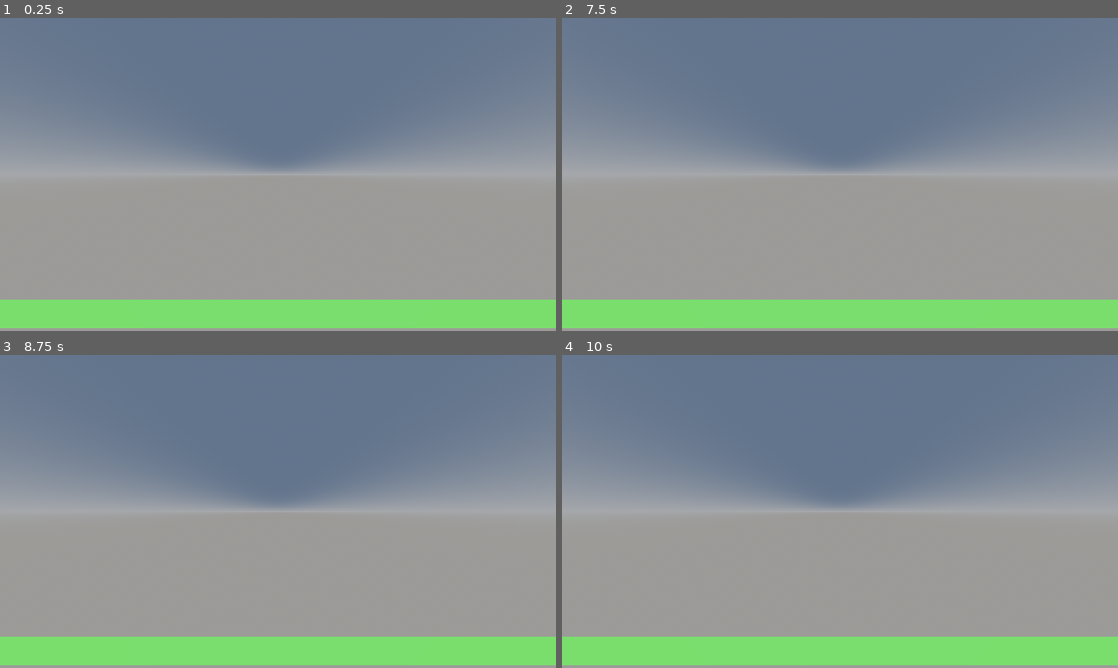
Above: before the commit, frames 1-4 (two rows, left to right).
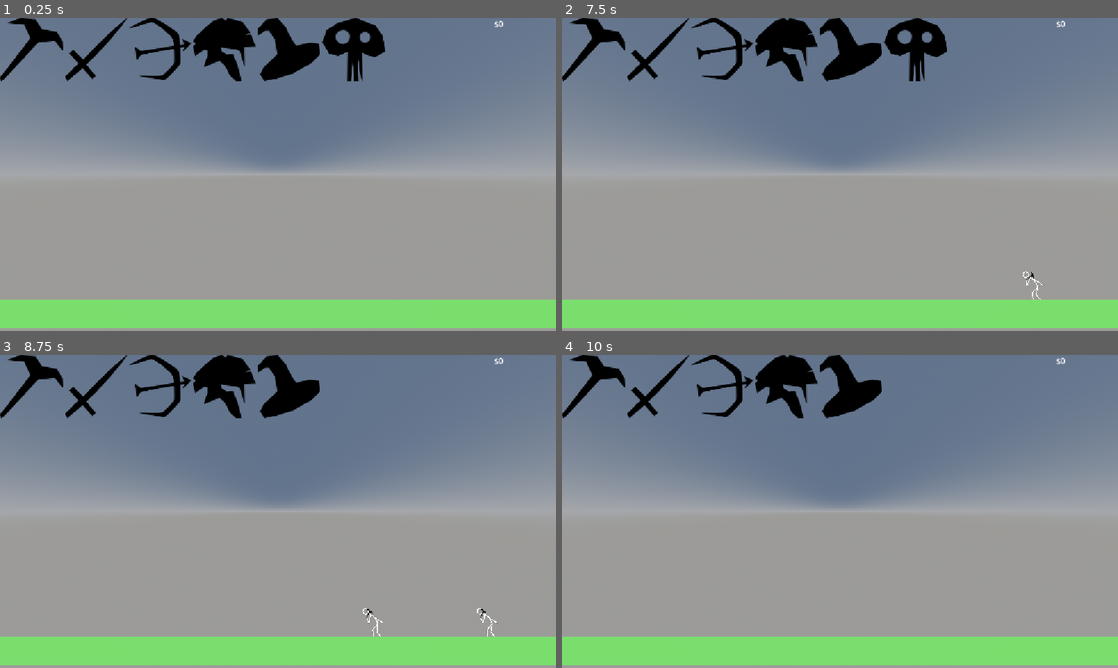
Above: after the commit, the same moments.

Repository: LuEklund/Zenon
Game: Godot game, scene res://scenes/main.tscn
Same seed, same stepped clock (60 frames per second), same inputs: the game is played once before the commit and once after it. This scene is started directly instead of the project's main scene.
Inputs (mouse positions are in pixels of both pictures, inside the frame that each line leads up to):
- Up to frame 1 (0.25 s): no input
- Up to frame 2 (7.5 s): click (595, 49) at 0.52 s; click (656, 49) at 1.27 s; click (723, 49) at 2.02 s; click (784, 49) at 2.77 s; click (851, 49) at 3.52 s; click (917, 49) at 4.27 s; tap Enter at 5, 6.5 s; move the mouse to (962, 158) at 5.02 s; hold D (move_right) 5.03-5.78 s; hold 1 (spawn_miner) 5.03-5.78 s; click (962, 158) at 5.17 s; tap Space (test) at 5.3, 5.75, 5.85, 6.8, 7.25 s; move the mouse to (728, 190) at 5.77 s; hold A (move_left) 5.78-6.53 s; tap 1 (spawn_miner) at 6.05, 7.35 s; move the mouse to (895, 105) at 6.52 s; hold Shift (move_fast) 6.53-7.28 s; hold D (move_right) from 6.53 s (still down); move the mouse to (812, 237) at 7.27 s; click (812, 237) at 7.42 s
- Up to frame 3 (8.75 s): move the mouse to (444, 558) at 8.02 s; release D (move_right) at 8.03 s; hold A (move_left) from 8.03 s (still down); hold Space (test) from 8.03 s (still down)
- Up to frame 4 (10 s): keep holding A (move_left); move the mouse to (673, 464) at 8.77 s; release Space (test) at 8.78 s; tap 1 (spawn_miner) at 8.85 s; move the mouse to (867, 511) at 9.52 s; hold Space (test) from 9.53 s (still down); click (867, 511) at 9.67 s

The runs differ from the first frame. In frame 1, 4.9% of the frame differs, in the area x 0-91%, y 0-21%; in frame 2, 5.0%, in the area x 0-91%, y 0-90%; in frame 3, 3.9%; in frame 4, 3.8%.

Commit message:
Fixed and more stuff

Diff:
--- a/scenes/miner.tscn
+++ /dev/null
@@ -1,37 +0,0 @@
-[gd_scene format=3]
-
-[ext_resource type="Script" path="res://scripts/health.gd" id="1_health"]
-[ext_resource type="Script" path="res://scripts/unit.gd" id="2_unit"]
-[ext_resource type="PackedScene" path="res://scenes/stickmen/miner.tscn" id="3_miner"]
-
-[sub_resource type="BoxShape3D" id="BoxShape3D_dgfsc"]
-
-[sub_resource type="ViewportTexture" id="ViewportTexture_ucufk"]
-viewport_path = NodePath("SubViewport")
-
-[node name="Miner" type="Node3D"]
-script = ExtResource("2_unit")
-
-[node name="Health" type="Area3D" parent="."]
-transform = Transform3D(1, 0, 0, 0, 1, 0, 0, 0, 1, 0, 0.5, 0)
-script = ExtResource("1_health")
-
-[node name="CollisionShape3D" type="CollisionShape3D" parent="Health"]
-shape = SubResource("BoxShape3D_dgfsc")
-
-[node name="HitRay" type="RayCast3D" parent="."]
-transform = Transform3D(-4.371139e-08, -1, 0, 1, -4.371139e-08, 0, 0, 0, 1, 0.5, 0.5, 0)
-collide_with_areas = true
-collide_with_bodies = false
-
-[node name="SubViewport" type="SubViewport" parent="."]
-transparent_bg = true
-
-[node name="Animations" parent="SubViewport" instance=ExtResource("3_miner")]
-position = Vector2(-424, -307)
-
-[node name="Sprite3D" type="Sprite3D" parent="."]
-transform = Transform3D(0.99983346, 0, 0.01824862, 0, 1, 0, -0.01824862, 0, 0.99983346, 1, -0.37029523, 0)
-texture = SubResource("ViewportTexture_ucufk")
-
-[connection signal="died" from="Health" to="." method="_on_death"]
--- a/scenes/ui/hud.tscn
+++ b/scenes/ui/hud.tscn
@@ -1,7 +1,5 @@
 [gd_scene format=3 uid="uid://wcm8fssonn3x"]
 
-[ext_resource type="Script" uid="uid://b84v88yf4bwn1" path="res://scripts/player/hud.gd" id="1_bo48s"]
-[ext_resource type="Texture2D" uid="uid://4q335xxs2p" path="res://icon.svg" id="1_hqnrr"]
 [ext_resource type="Texture2D" uid="uid://c3q6nm8m5vmf4" path="res://assets/textures/goblin.png" id="2_bo48s"]
 [ext_resource type="Texture2D" uid="uid://bbwnta0ckj6fi" path="res://assets/icons/pickaxe.png" id="4_4jqwt"]
 [ext_resource type="Texture2D" uid="uid://bw45unmn6vpto" path="res://assets/icons/Sword.png" id="5_kicr4"]
@@ -10,64 +8,48 @@
 [ext_resource type="Texture2D" uid="uid://diao8pyvfyhln" path="res://assets/icons/magic.png" id="8_4d46k"]
 [ext_resource type="Texture2D" uid="uid://cg7ya0symxoxj" path="res://assets/icons/Giant.png" id="9_erw67"]
 
-[node name="Hud" type="Node" unique_id=445809307]
-script = ExtResource("1_bo48s")
-metadata/_custom_type_script = "uid://cpt8owy3ikgo8"
-
-[node name="CanvasLayer" type="CanvasLayer" parent="." unique_id=1531396534]
-
-[node name="Control" type="Control" parent="CanvasLayer" unique_id=1960564282]
+[node name="Hud" type="Control" unique_id=1578794988]
 layout_mode = 3
 anchors_preset = 0
-offset_right = 40.0
-offset_bottom = 40.0
 
-[node name="Gold" type="Label" parent="CanvasLayer/Control" unique_id=1355624888]
+[node name="Spawn" type="HBoxContainer" parent="." unique_id=1908036055]
+layout_mode = 0
+offset_right = 798.0
+offset_bottom = 130.0
+
+[node name="Miner" type="TextureButton" parent="Spawn" unique_id=1313284085]
+layout_mode = 2
+texture_normal = ExtResource("4_4jqwt")
+texture_pressed = ExtResource("2_bo48s")
+
+[node name="Swordsman" type="TextureButton" parent="Spawn" unique_id=262004698]
+layout_mode = 2
+texture_normal = ExtResource("5_kicr4")
+texture_pressed = ExtResource("2_bo48s")
+
+[node name="Archer" type="TextureButton" parent="Spawn" unique_id=1239773645]
+layout_mode = 2
+texture_normal = ExtResource("6_mj13f")
+texture_pressed = ExtResource("2_bo48s")
+
+[node name="Roman" type="TextureButton" parent="Spawn" unique_id=2054658029]
+layout_mode = 2
+texture_normal = ExtResource("7_0h1do")
+texture_pressed = ExtResource("2_bo48s")
+
+[node name="Wizard" type="TextureButton" parent="Spawn" unique_id=1584209701]
+layout_mode = 2
+texture_normal = ExtResource("8_4d46k")
+texture_pressed = ExtResource("2_bo48s")
+
+[node name="BigBoy" type="TextureButton" parent="Spawn" unique_id=854512362]
+layout_mode = 2
+texture_normal = ExtResource("9_erw67")
+texture_pressed = ExtResource("2_bo48s")
+
+[node name="Gold" type="Label" parent="." unique_id=1355624888]
 layout_mode = 0
 offset_left = 1024.0
 offset_right = 1152.0
 offset_bottom = 64.0
 text = "$0"
-
-[node name="HBoxContainer" type="HBoxContainer" parent="CanvasLayer/Control/Gold" unique_id=1908036055]
-layout_mode = 0
-offset_left = -1024.0
-offset_right = -226.0
-offset_bottom = 130.0
-
-[node name="SpawnMiner" type="TextureButton" parent="CanvasLayer/Control/Gold/HBoxContainer" unique_id=1367692932]
-layout_mode = 2
-texture_normal = ExtResource("1_hqnrr")
-texture_pressed = ExtResource("2_bo48s")
-
-[node name="SpawnGoblin" type="TextureButton" parent="CanvasLayer/Control/Gold/HBoxContainer" unique_id=919489750]
-layout_mode = 2
-texture_normal = ExtResource("1_hqnrr")
-texture_pressed = ExtResource("2_bo48s")
-
-[node name="TextureButton" type="TextureButton" parent="CanvasLayer/Control/Gold/HBoxContainer" unique_id=1313284085]
-layout_mode = 2
-texture_normal = ExtResource("4_4jqwt")
-
-[node name="TextureButton2" type="TextureButton" parent="CanvasLayer/Control/Gold/HBoxContainer" unique_id=262004698]
-layout_mode = 2
-texture_normal = ExtResource("5_kicr4")
-
-[node name="TextureButton3" type="TextureButton" parent="CanvasLayer/Control/Gold/HBoxContainer" unique_id=1239773645]
-layout_mode = 2
-texture_normal = ExtResource("6_mj13f")
-
-[node name="TextureButton4" type="TextureButton" parent="CanvasLayer/Control/Gold/HBoxContainer" unique_id=2054658029]
-layout_mode = 2
-texture_normal = ExtResource("7_0h1do")
-
-[node name="TextureButton5" type="TextureButton" parent="CanvasLayer/Control/Gold/HBoxContainer" unique_id=1584209701]
-layout_mode = 2
-texture_normal = ExtResource("8_4d46k")
-
-[node name="TextureButton6" type="TextureButton" parent="CanvasLayer/Control/Gold/HBoxContainer" unique_id=854512362]
-layout_mode = 2
-texture_normal = ExtResource("9_erw67")
-
-[connection signal="pressed" from="CanvasLayer/Control/Gold/HBoxContainer/SpawnMiner" to="." method="_on_spawn_miner_pressed"]
-[connection signal="pressed" from="CanvasLayer/Control/Gold/HBoxContainer/SpawnGoblin" to="." method="_on_spawn_goblin_pressed"]
--- /dev/null
+++ b/scenes/units/miner.tscn
@@ -0,0 +1,39 @@
+[gd_scene format=3 uid="uid://d1qle5euefyvq"]
+
+[ext_resource type="Script" uid="uid://dqyl0htihwjqj" path="res://scripts/unit.gd" id="1_ajedr"]
+[ext_resource type="Script" uid="uid://dkwbku71twyby" path="res://scripts/health.gd" id="2_txt4u"]
+[ext_resource type="PackedScene" uid="uid://einesmm5h5bg" path="res://scenes/stickmen/miner.tscn" id="3_b231l"]
+
+[sub_resource type="BoxShape3D" id="BoxShape3D_dgfsc"]
+
+[sub_resource type="ViewportTexture" id="ViewportTexture_ucufk"]
+viewport_path = NodePath("SubViewport")
+
+[node name="Miner" type="Node3D" unique_id=105386602]
+script = ExtResource("1_ajedr")
+speed = 4.0
+
+[node name="Health" type="Area3D" parent="." unique_id=1948943153]
+transform = Transform3D(1, 0, 0, 0, 1, 0, 0, 0, 1, 0, 0.5, 0)
+script = ExtResource("2_txt4u")
+max_health = 60.0
+
+[node name="CollisionShape3D" type="CollisionShape3D" parent="Health" unique_id=5073051]
+shape = SubResource("BoxShape3D_dgfsc")
+
+[node name="HitRay" type="RayCast3D" parent="." unique_id=2096160487]
+transform = Transform3D(-4.371139e-08, -1, 0, 1, -4.371139e-08, 0, 0, 0, 1, 0.5, 0.5, 0)
+collide_with_areas = true
+collide_with_bodies = false
+
+[node name="SubViewport" type="SubViewport" parent="." unique_id=1294808010]
+transparent_bg = true
+
+[node name="Animations" parent="SubViewport" unique_id=476725453 instance=ExtResource("3_b231l")]
+position = Vector2(-424, -307)
+
+[node name="Sprite3D" type="Sprite3D" parent="." unique_id=1327399994]
+transform = Transform3D(0.99983346, 0, 0.01824862, 0, 1, 0, -0.01824862, 0, 0.99983346, 1, -0.37029523, 0)
+texture = SubResource("ViewportTexture_ucufk")
+
+[connection signal="died" from="Health" to="." method="_on_death"]
--- a/scenes/swordsman.tscn
+++ b/scenes/units/swordsman.tscn
@@ -8,6 +8,8 @@
 
 [node name="Swordsman" type="Node3D" unique_id=1608115110]
 script = ExtResource("1_j1nbv")
+damage = 0.7
+speed = 3.0
 metadata/_custom_type_script = "uid://dqyl0htihwjqj"
 
 [node name="Health" type="Area3D" parent="." unique_id=1015025447]
--- /dev/null
+++ b/scripts/ai_player.gd
@@ -0,0 +1,13 @@
+class_name AiPlayer
+extends Player
+
+var timer := Timer.new()
+
+func _ready() -> void:
+	timer.wait_time = 1.0
+	timer.timeout.connect(_on_timer_timeout)
+	add_child(timer)
+	timer.start()
+
+func _on_timer_timeout() -> void:
+	spawn_unit.emit(miner)
--- a/scripts/game.gd
+++ b/scripts/game.gd
@@ -1,6 +1,6 @@
 extends Node3D
 
-const BASE = preload("res://scenes/base.tscn")
+const BASE = preload("res://scenes/units/base.tscn")
 
 @export var size: float = 50.0
 
@@ -8,20 +8,33 @@
 var team_ai: Team
 
 func _ready() -> void:
-	var player_base = BASE.instantiate() as Node3D
-	var ai_base = BASE.instantiate() as Node3D
+	var player = HumanPlayer.new() as Player
+	var ai_player = AiPlayer.new() as Player
+
+	var player_base = BASE.instantiate() as Unit
+	var ai_base = BASE.instantiate() as Unit
+
+	player_base.position.x = -size
+	ai_base.position.x = size
+	ai_base.scale.x = -1.0
+
+	team_player = Team.new(
+		player,
+		player_base.get_node("Health"),
+		player_base.get_node("SpawnPoint"),
+	)
+
+	team_ai = Team.new(
+		ai_player,
+		ai_base.get_node("Health"),
+		ai_base.get_node("SpawnPoint"),
+	)
+
+	player_base.team = team_player
+	ai_base.team = team_ai
+
 	add_child(player_base)
 	add_child(ai_base)
-	ai_base.scale.x = -1.0
-
-	player_base.global_position.x = -size
-	ai_base.global_position.x = size
-
-	var player = Player.new()
-	var ai_player = Player.new()
-
-	team_player = Team.new(player, player_base.get_node("Health"), player_base.get_node("SpawnPoint"))
-	team_ai = Team.new(ai_player, ai_base.get_node("Health"), ai_base.get_node("SpawnPoint"))
 
 	add_child(player)
 	add_child(ai_player)
--- /dev/null
+++ b/scripts/human_player.gd
@@ -0,0 +1,21 @@
+class_name HumanPlayer
+extends Player
+
+const HUD: PackedScene = preload("res://scenes/ui/hud.tscn")
+
+var hud: Control
+
+func _ready() -> void:
+	hud = HUD.instantiate()
+	add_child(hud)
+	var spawn = hud.get_node("Spawn") as Control
+
+	(spawn.get_node("Miner") as TextureButton).pressed.connect(_spawn.bind(miner))
+	(spawn.get_node("Swordsman") as TextureButton).pressed.connect(_spawn.bind(swordsman))
+
+func _input(event: InputEvent) -> void:
+	if event.is_action_pressed("spawn_miner"): _spawn(miner)
+	if event.is_action_pressed("test"): _spawn(swordsman)
+
+func _spawn(scene: PackedScene) -> void:
+	spawn_unit.emit(scene)
--- a/scripts/map.gd
+++ /dev/null
@@ -1,36 +0,0 @@
-extends Node3D
-
-@export var size: float = 100.0
-
-@export var hud_scene: PackedScene = preload("res://scenes/ui/hud.tscn")
-@export var ai_scene: PackedScene = preload("res://scenes/ai_controller.tscn")
-
-@export var player: PackedScene = preload("res://scenes/player.tscn")
-@export var gold_deposit: PackedScene = preload("res://scenes/units/gold_deposit.tscn")
-
-
-func _ready() -> void:
-	var hud := hud_scene.instantiate() as PlayerController
-	var ai := ai_scene.instantiate() as PlayerController
-	add_child(hud)
-	add_child(ai)
-
-	var player_1 := player.instantiate() as Player
-	var player_2 := player.instantiate() as Player
-	var gold_deposit_middle := gold_deposit.instantiate() as Unit
-
-	add_child(player_1)
-	add_child(player_2)
-
-	player_1.spawn(hud, 0)
-	player_2.spawn(ai, 1)
-
-	player_1.position.x = -size
-	player_2.position.x = size
-
-	player_2.scale.x = -1
-
-
-	add_child(gold_deposit_middle)
-	gold_deposit_middle.team = 3
-	gold_deposit_middle.position = global_position
--- a/scripts/player.gd
+++ b/scripts/player.gd
@@ -3,8 +3,7 @@
 
 signal spawn_unit(scene: PackedScene)
 
-const SWORDSMAN: PackedScene = preload("res://scenes/swordsman.tscn")
+const PATH_PREFIX = "res://scenes/units/"
 
-func _input(event: InputEvent) -> void:
-	if event.is_action_pressed("spawn_miner"):
-		spawn_unit.emit(SWORDSMAN)
+@export var miner: PackedScene = load(PATH_PREFIX + "miner.tscn")
+@export var swordsman: PackedScene = load(PATH_PREFIX + "swordsman.tscn")
--- a/scripts/team.gd
+++ b/scripts/team.gd
@@ -16,6 +16,8 @@
 	return other != self
 
 func _on_spawn_unit(scene: PackedScene) -> void:
+	if spawn_point == null: return
+
 	var instanced_scene = scene.instantiate()
 	if instanced_scene is not Unit:
 		var script: Variant = instanced_scene.get_script()
--- a/scripts/unit.gd
+++ b/scripts/unit.gd
@@ -13,12 +13,16 @@
 	var target := hit_ray.get_collider()
 
 	if target is Health:
-		if target is Unit and not target.team.is_enemy(team): return
+		var unit := target.get_parent() as Unit
+
+		if unit == null or not team.is_enemy(unit.team):
+			position += transform.basis.x * speed * delta
+			return
 
 		attack(target)
+		return
 
-	else:
-		position += transform.basis.x * speed * delta
+	position += transform.basis.x * speed * delta
 
 func attack(target_health: Health) -> void:
 	target_health.health -= damage
Renamed: scenes/base.tscn -> scenes/units/base.tscn
Not shown, added: scripts/ai_player.gd.uid
Not shown, added: scripts/human_player.gd.uid
